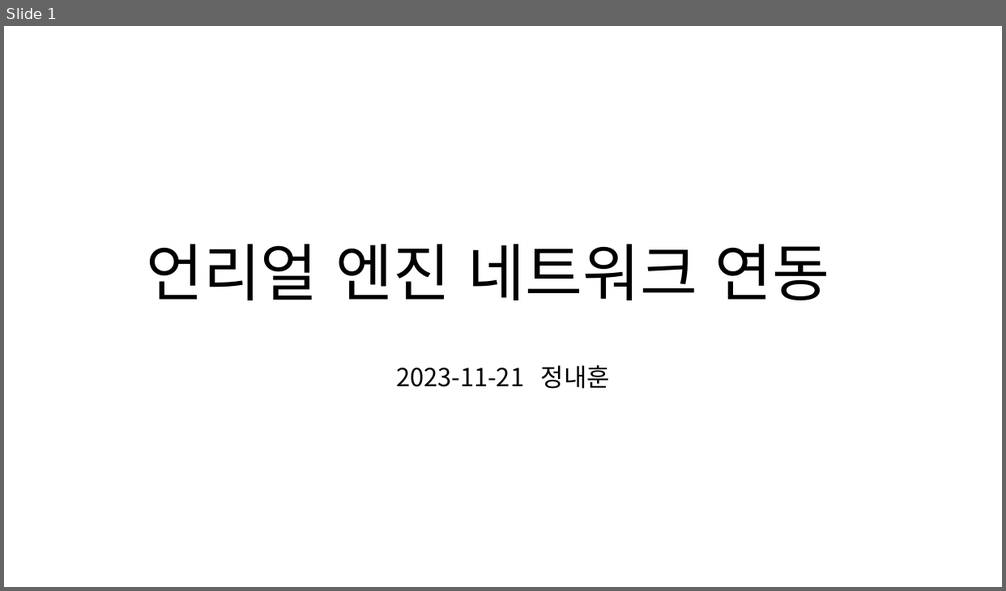
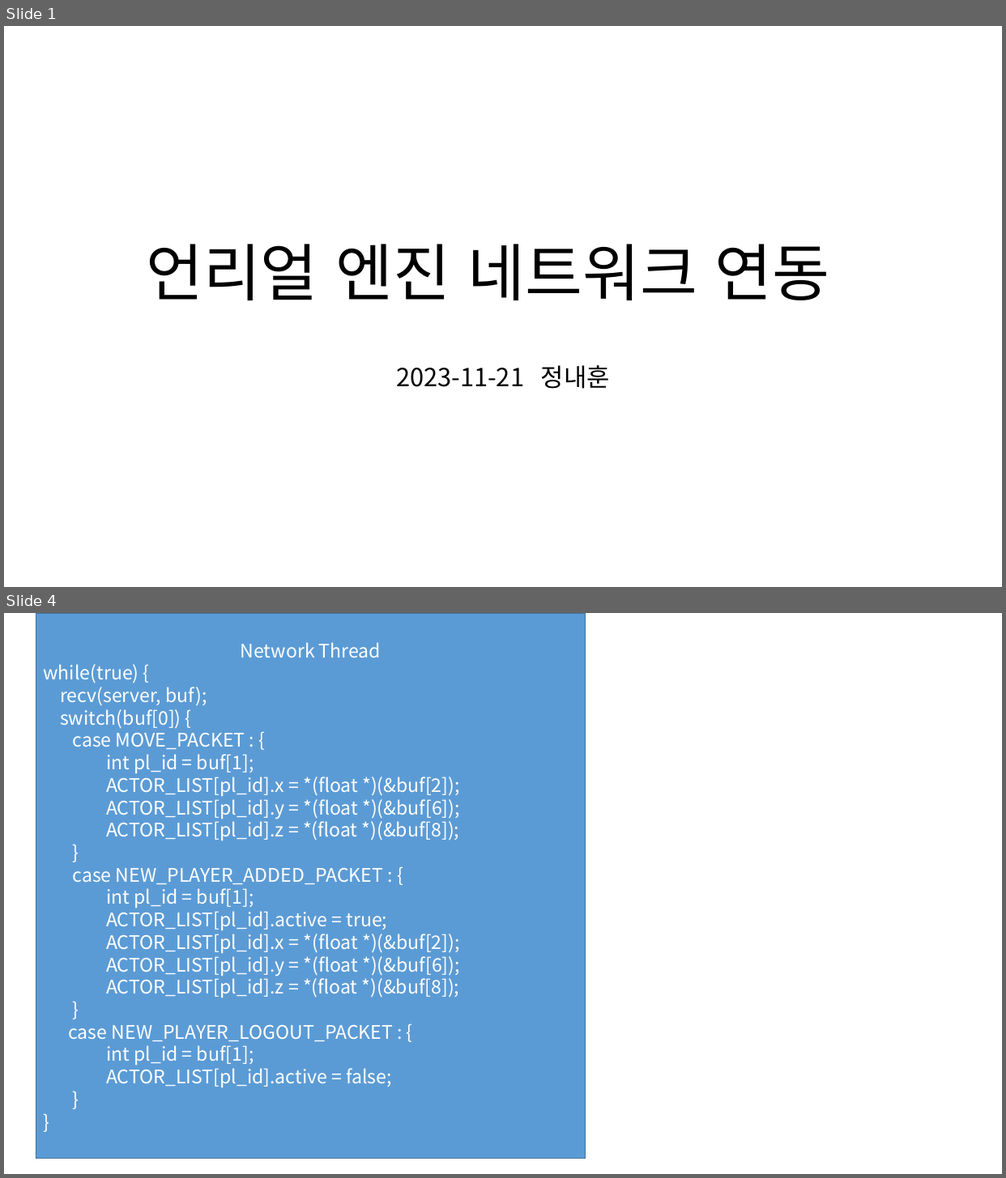
Before and after one commit to dkseogns88/ASSEMBER, a slide deck: 언리얼엔진 네트워크연동.pptx. Shown one above the other, each under a label of ours: slide 1 before the commit, slides 1 and 4 after it; the slides between them are not shown. The pictures are 1006x591 and 1006x1178 pixels, drawn with LibreOffice and Linux fonts; fonts in the diff are those of the drawing. Boxes give left, top, right and bottom in pixels: in the first picture for what was removed or moved away, otherwise in the second. Text is boxed around its words. In the diff, an @@ line names an element or a change of style, - is before the commit and + after.

```diff
--- a/언리얼엔진 네트워크연동.pptx
+++ b/언리얼엔진 네트워크연동.pptx
@@ slide 4 added at (x1=4, y1=613, x2=1002, y2=1174), background #FFFFFF @@
@@ rectangle added at (x1=36, y1=613, x2=586, y2=1159), fill #5B9BD5, outline #43739E 1 pt, 18 pt, text #FFFFFF @@
+Network Thread
+while(true) {
+recv(server, buf);
+switch(buf[0]) {
+case MOVE_PACKET : {
+int pl_id = buf[1];
+ACTOR_LIST[pl_id].x = *(float *)(&buf[2]);
+ACTOR_LIST[pl_id].y = *(float *)(&buf[6]);
+ACTOR_LIST[pl_id].z = *(float *)(&buf[8]);
+}
+case NEW_PLAYER_ADDED_PACKET : {
+int pl_id = buf[1];
+ACTOR_LIST[pl_id].active = true;
+ACTOR_LIST[pl_id].x = *(float *)(&buf[2]);
+ACTOR_LIST[pl_id].y = *(float *)(&buf[6]);
+ACTOR_LIST[pl_id].z = *(float *)(&buf[8]);
+}
+case NEW_PLAYER_LOGOUT_PACKET : {
+int pl_id = buf[1];
+ACTOR_LIST[pl_id].active = false;
+}
+}
```
Also in this commit, not shown: 1 slide changed, 1 other slide added, 1 other file.
